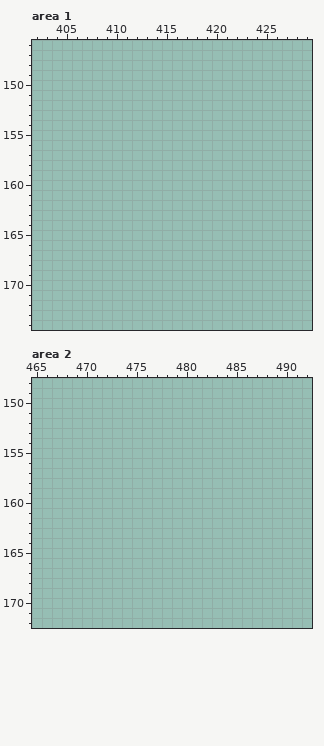
Two states of a pixel-art file, Aseprite/tiles.aseprite. The first picture shows the starting point.
640x640 pixels, 1 frame. Colours within 5 levels of each other are drawn and written as one. Shown: area 1: x 402..429, y 146..174; area 2: x 465..492, y 148..172.
After the commit:
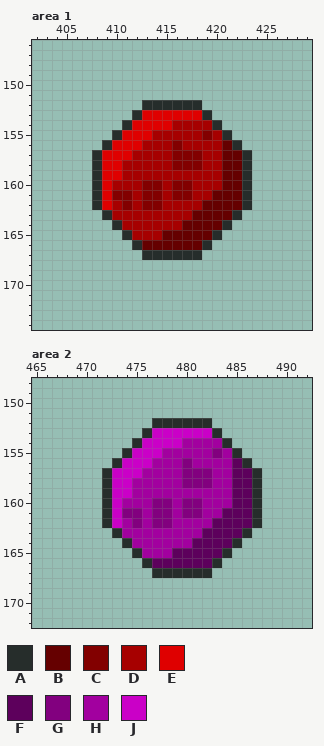
Palette (. is transparent): A #262d2b  B #650000  C #820000  D #a60000  E #df0000  F #5d005c  G #82007f  H #a2009f  J #ca00c7
Change:
--- area 1, layer "tiles"
@@ x 402..429 @@
 151 ............................
-152 ............................
-153 ............................
-154 ............................
-155 ............................
-156 ............................
-157 ............................
-158 ............................
-159 ............................
-160 ............................
-161 ............................
-162 ............................
-163 ............................
-164 ............................
-165 ............................
-166 ............................
-167 ............................
+152 ...........AAAAAA...........
+153 ..........AEEEEEEA..........
+154 .........AEEEEDDDDA.........
+155 ........AEEEDDDDDCDA........
+156 .......AEEEDDDCDDDDBA.......
+157 ......AEEEDDDDCCCDDBBA......
+158 ......AEEDDDDDCCCDDBBA......
+159 ......AEEDDDDDDDDDDBBA......
+160 ......AEDDDCCDCCDDDBBA......
+161 ......AECCDCCDCCDDBBBA......
+162 ......AEDCDCCDDDDBBBBA......
+163 .......ADDDDDDDDBBBBA.......
+164 ........ADDDDDDBBBBA........
+165 .........ADDDBBBBBA.........
+166 ..........ABBBBBBA..........
+167 ...........AAAAAA...........
 168 ............................
--- area 2, layer "tiles"
@@ x 465..492 @@
 151 ............................
-152 ............................
-153 ............................
-154 ............................
-155 ............................
-156 ............................
-157 ............................
-158 ............................
-159 ............................
-160 ............................
-161 ............................
-162 ............................
-163 ............................
-164 ............................
-165 ............................
-166 ............................
-167 ............................
+152 ............AAAAAA..........
+153 ...........AJJJJJJA.........
+154 ..........AJJJJHHHHA........
+155 .........AJJJHHHHHGHA.......
+156 ........AJJJHHHGHHHHFA......
+157 .......AJJJHHHHGGGHHFFA.....
+158 .......AJJHHHHHGGGHHFFA.....
+159 .......AJJHHHHHHHHHHFFA.....
+160 .......AJHHHGGHGGHHHFFA.....
+161 .......AJGGHGGHGGHHFFFA.....
+162 .......AJHGHGGHHHHFFFFA.....
+163 ........AHHHHHHHHFFFFA......
+164 .........AHHHHHHFFFFA.......
+165 ..........AHHHFFFFFA........
+166 ...........AFFFFFFA.........
+167 ............AAAAAA..........
 168 ............................
Boxes around the changes in both pictures, in picture pixels (x1, y1, x2, y2):
added: (92, 100, 252, 260)
added: (102, 418, 262, 578)
